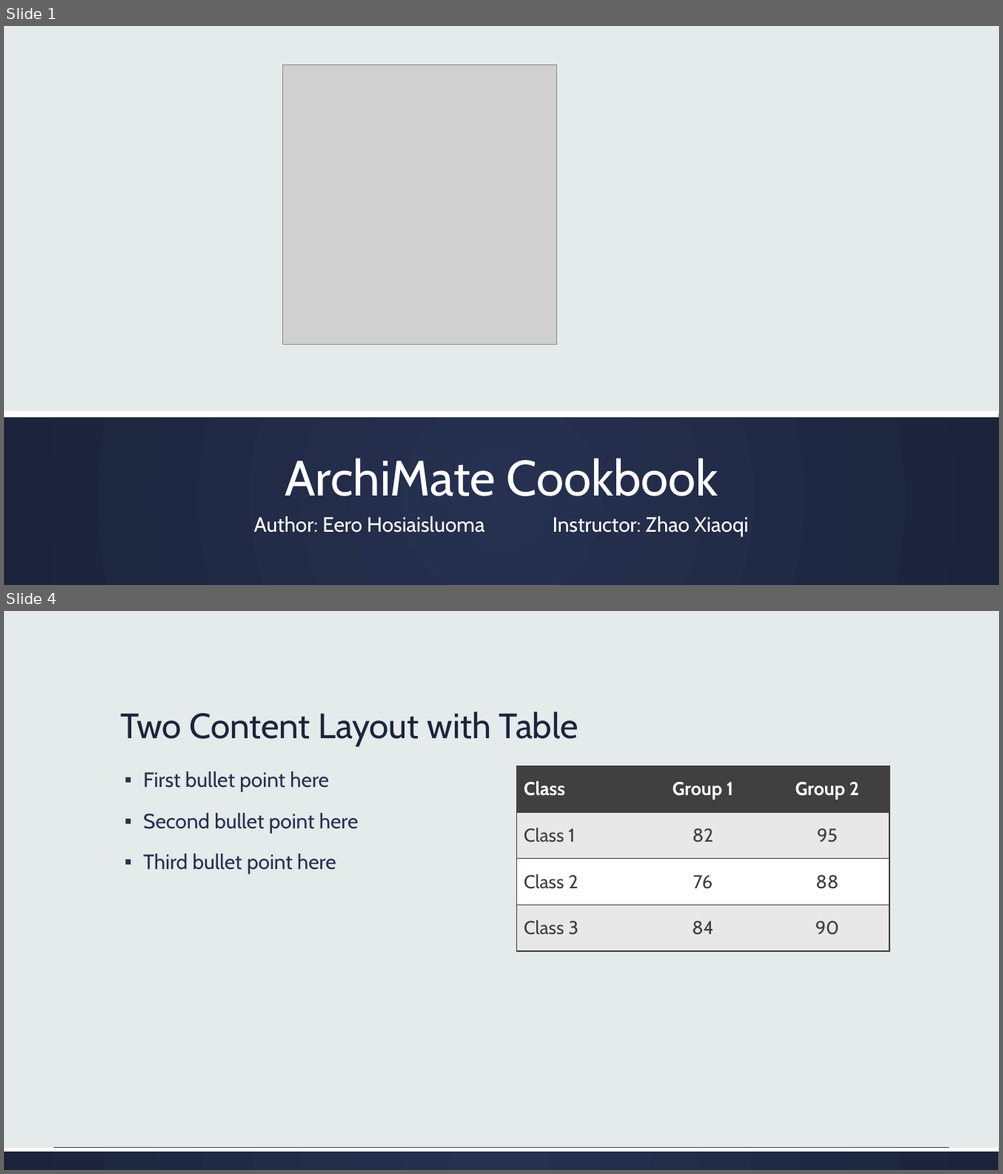
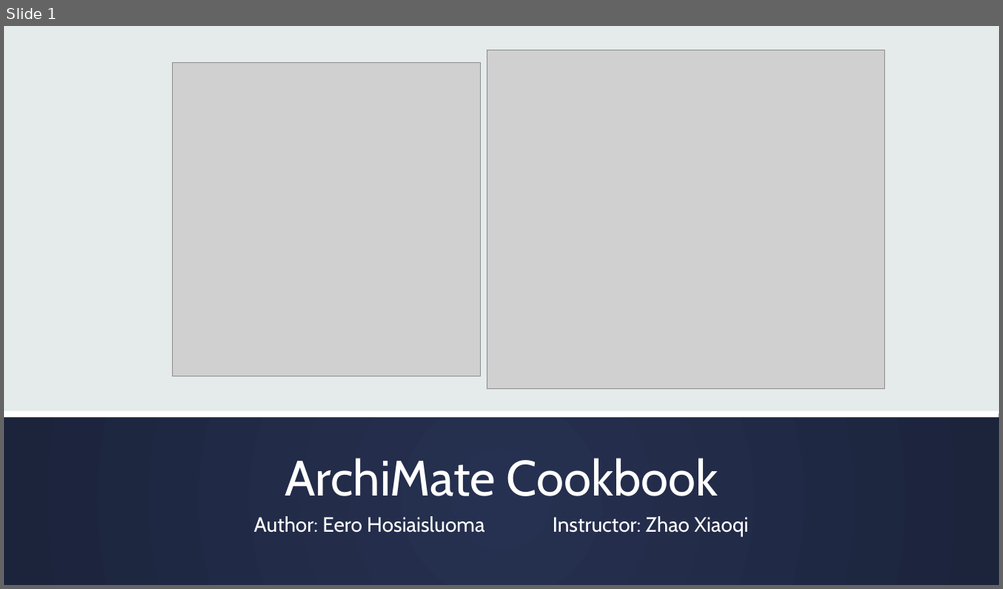
Before and after one commit to yasenstar/ArchiMate-Cookbook, a slide deck: ArchiMate_Cookbook.pptx. Shown one above the other, each under a label of ours: slides 1 and 4 before the commit, slide 1 after it; the slides between them are not shown. The pictures are 1003x1174 and 1003x589 pixels, drawn with LibreOffice and Linux fonts; fonts in the diff are those of the drawing; grey boxes stand for pictures; background and template pictures are left out. Boxes give left, top, right and bottom in pixels: in the first picture for what was removed or moved away, otherwise in the second. Text is boxed around its words. In the diff, an @@ line names an element or a change of style, - is before the commit and + after.

```diff
--- a/ArchiMate_Cookbook.pptx
+++ b/ArchiMate_Cookbook.pptx
@@ slide 4 removed at box(4, 611, 999, 1170), background #E5EAEA @@
@@ title removed at box(121, 712, 578, 746) @@
-Two Content Layout with Table
@@ text removed at box(143, 772, 358, 874) @@
-▪ First bullet point here
-▪ Second bullet point here
-▪ Third bullet point here
@@ table removed at box(517, 766, 891, 951), 4 rows, 3 columns @@
-Class | Group 1 | Group 2
-Class 1 | 82 | 95
-Class 2 | 76 | 88
-Class 3 | 84 | 90
@@ rectangle removed at box(4, 1148, 999, 1170) @@
@@ rectangle removed at box(4, 1148, 999, 1152) @@
@@ slide 1 changed as well @@
@@ picture: place and size @@
-picture at box(282, 64, 557, 345)
+picture at box(173, 62, 481, 377)
@@ picture added at box(486, 50, 885, 389) @@
```
Also in this commit, not shown: 1 slide added, 11 other slides removed.
